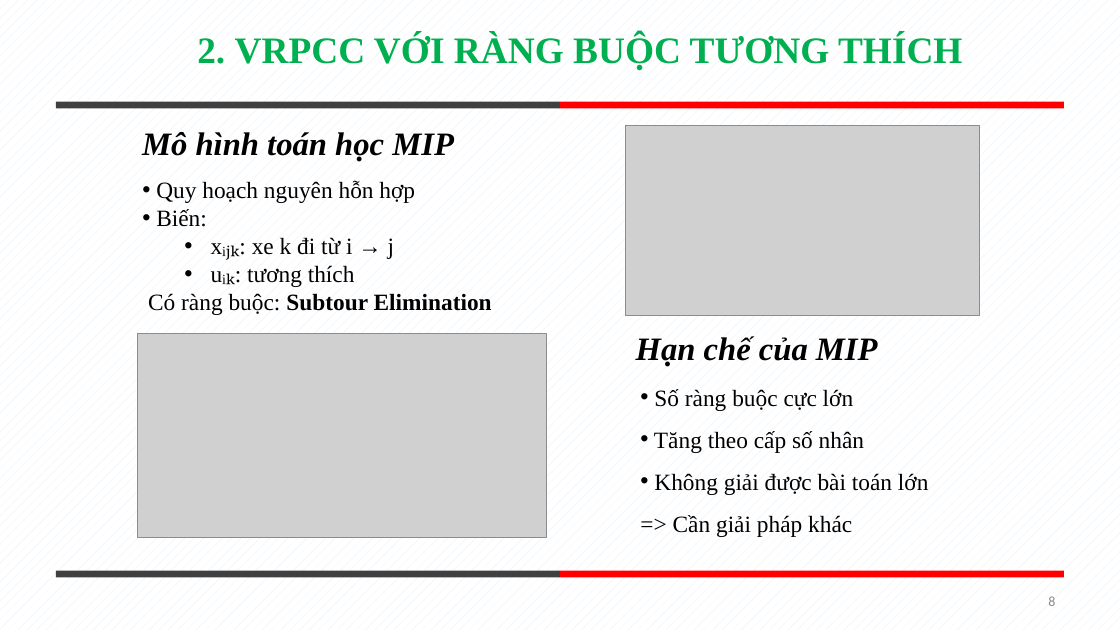
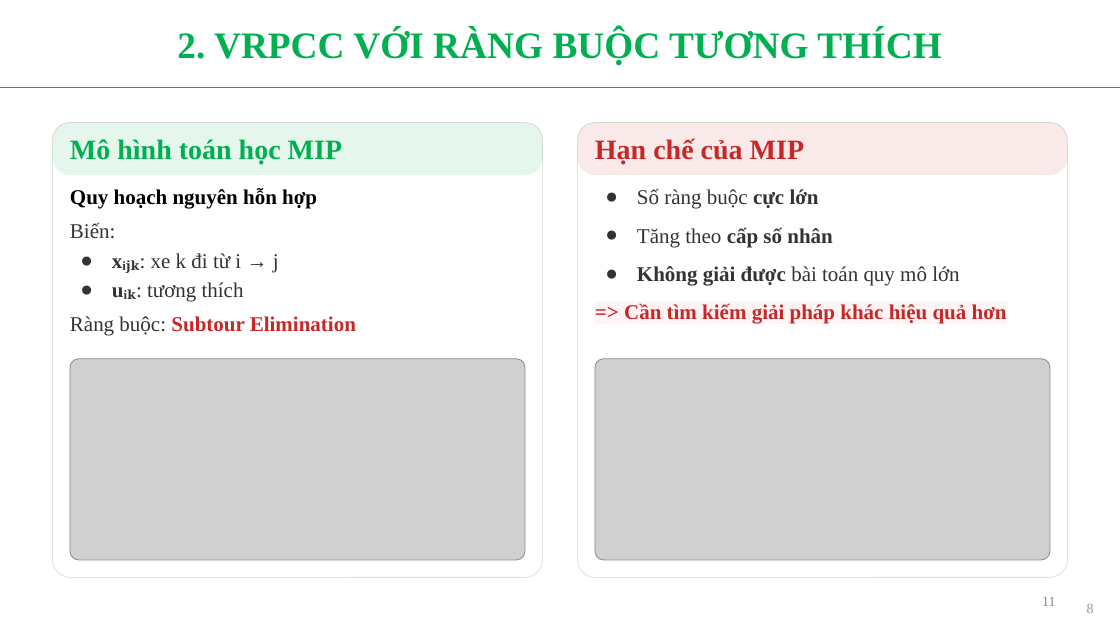
Before and after one commit to tuanxx31/DACTDLGT, a slide deck: slide 11 of baocao.pptx (slide 8 before the commit). Drawn at 1120x630 pixels with LibreOffice and Linux fonts; fonts in the diff are those of the drawing; grey boxes stand for pictures; background and template pictures are left out. Boxes give left, top, right and bottom in pixels: in the first picture for what was removed or moved away, otherwise in the second. Text is boxed around its words. In the diff, an @@ line names an element or a change of style, - is before the commit and + after.

```diff
--- a/baocao.pptx
+++ b/baocao.pptx
@@ background pattern #E0EBF6 on #FFFFFF to picture (left out) @@
@@ text "2. VRPCC VỚI RÀNG BUỘC ...": place and size @@
-text "2. VRPCC VỚI RÀNG BUỘC ..." at [197, 35, 962, 71]
+text "2. VRPCC VỚI RÀNG BUỘC ..." at [177, 29, 941, 65]
@@ line added from (0, 87) to (1120, 87), #00B050 1.5 pt @@
@@ line removed from (56, 105) to (560, 105) @@
@@ line removed from (560, 105) to (1065, 105) @@
@@ rounded rectangle added at [52, 123, 542, 578], fill #FFFFFF, outline #E0E0E0 0.75 pt @@
@@ rounded rectangle added at [52, 123, 542, 175], fill #00B050 at 10% opacity @@
@@ text "Mô hình toán học MIP": place and size @@
-text "Mô hình toán học MIP" at [142, 132, 454, 161]
+text "Mô hình toán học MIP" at [70, 139, 342, 165]
@@ text "Mô hình toán học MIP" at [70, 139, 342, 165]: size 28 to 24 pt, text colour #000000 to #00B050, italic off; alignment centre to left @@
@@ rounded rectangle added at [578, 123, 1068, 578], fill #FFFFFF, outline #E0E0E0 0.75 pt @@
@@ rounded rectangle added at [578, 123, 1068, 175], fill #C62828 at 10% opacity @@
@@ text "Hạn chế của MIP": place and size @@
-text "Hạn chế của MIP" at [636, 337, 878, 366]
+text "Hạn chế của MIP" at [595, 138, 804, 165]
@@ text "Hạn chế của MIP" at [595, 138, 804, 165]: size 28 to 24 pt, text colour #000000 to #C62828, italic off; alignment centre to left; line spacing 1.5 to 1 @@
@@ text at [70, 188, 317, 302]: size 20 to 18 pt in "Quy hoạch nguyên hỗn hợp", "Biến:", "xᵢⱼₖ: xe k đi từ i → ...", "uᵢₖ: tương thích"; bold on in "Quy hoạch nguyên hỗn hợp", "xᵢⱼₖ:", "uᵢₖ:"; text colour #000000 to #333333 in "Biến:", "xᵢⱼₖ: xe k đi từ i → ...", "uᵢₖ: tương thích"; bullet • to none; more space between paragraphs; bullet • to ●; list level 2 to 1 in "xᵢⱼₖ: xe k đi từ ..."; list level 2 to 1 in "uᵢₖ: tương thích" @@
@@ text "Quy hoạch nguyên hỗn hợp": place and size @@
-text "Quy hoạch nguyên hỗn hợp" at [148, 180, 492, 315]
+text "Quy hoạch nguyên hỗn hợp" at [70, 188, 356, 336]
@@ text "Số ràng buộc cực lớn": place and size @@
-text "Số ràng buộc cực lớn" at [654, 389, 928, 537]
+text "Số ràng buộc cực lớn" at [624, 188, 1007, 324]
@@ text at [637, 188, 833, 247]: size 20 to 18 pt, text colour #000000 to #333333 in "Số ràng buộc cực lớn", "Tăng theo cấp số nhân"; bold on in "cực lớn", "cấp số nhân"; bullet • to ●; line spacing 1.5 to 1; more space between paragraphs @@
@@ text at [624, 266, 1007, 324]: text changed; size 20 to 18 pt; text colour #000000 to #C62828; bold on @@
-• Không giải được bài toán lớn
-=> Cần giải pháp khác
+● Không giải được bài toán quy mô lớn
+=> Cần tìm kiếm giải pháp khác hiệu quả hơn
@@ text at [70, 316, 356, 336]: text changed; size 20 to 18 pt; text colour #000000 to #C62828 @@
-Có ràng buộc: Subtour Elimination
+Ràng buộc: Subtour Elimination
@@ picture: place and size @@
-picture at [625, 125, 980, 315]
+picture at [70, 359, 525, 560]
@@ picture removed at [137, 334, 547, 538] @@
@@ picture added at [595, 359, 1050, 560] @@
@@ line removed from (56, 574) to (560, 574) @@
@@ line removed from (560, 574) to (1065, 574) @@
@@ text "8": place and size @@
-text "8" at [1048, 596, 1055, 606]
+text "8" at [1087, 604, 1094, 613]
@@ text "8" at [1087, 604, 1094, 613]: font Calibri to Times New Roman, text colour #8C8C8C to #999999 @@
@@ page number added at [1042, 597, 1055, 606], 12 pt, text #888888 @@
+11
```
Also in this commit, not shown: 17 other slides changed, 4 slides added, 1 slide removed.
